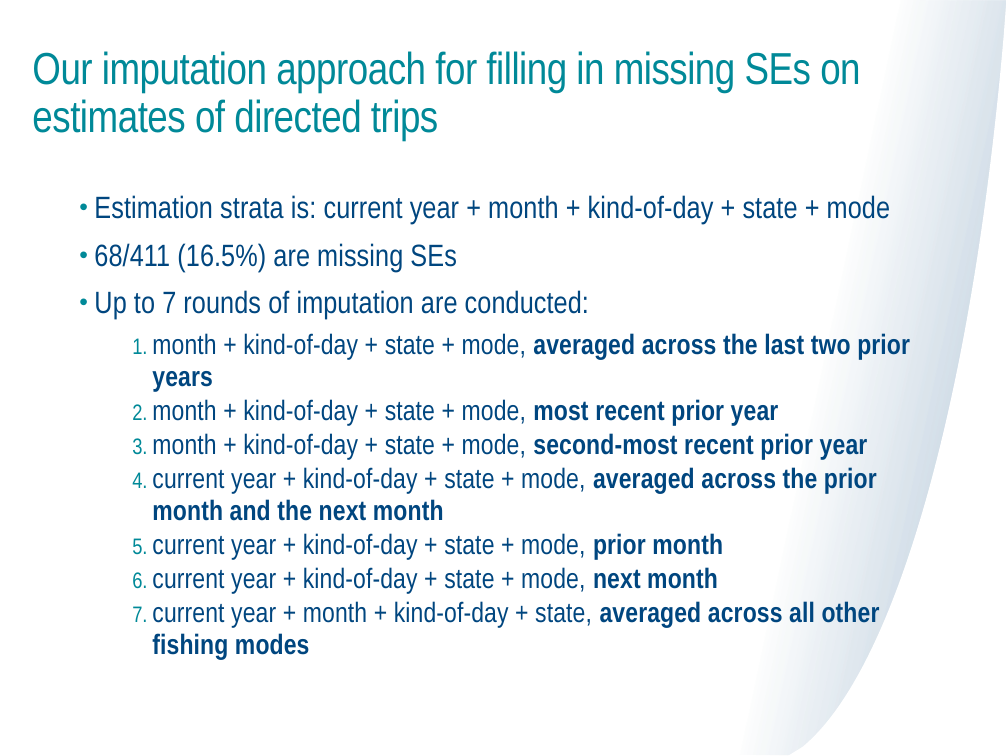
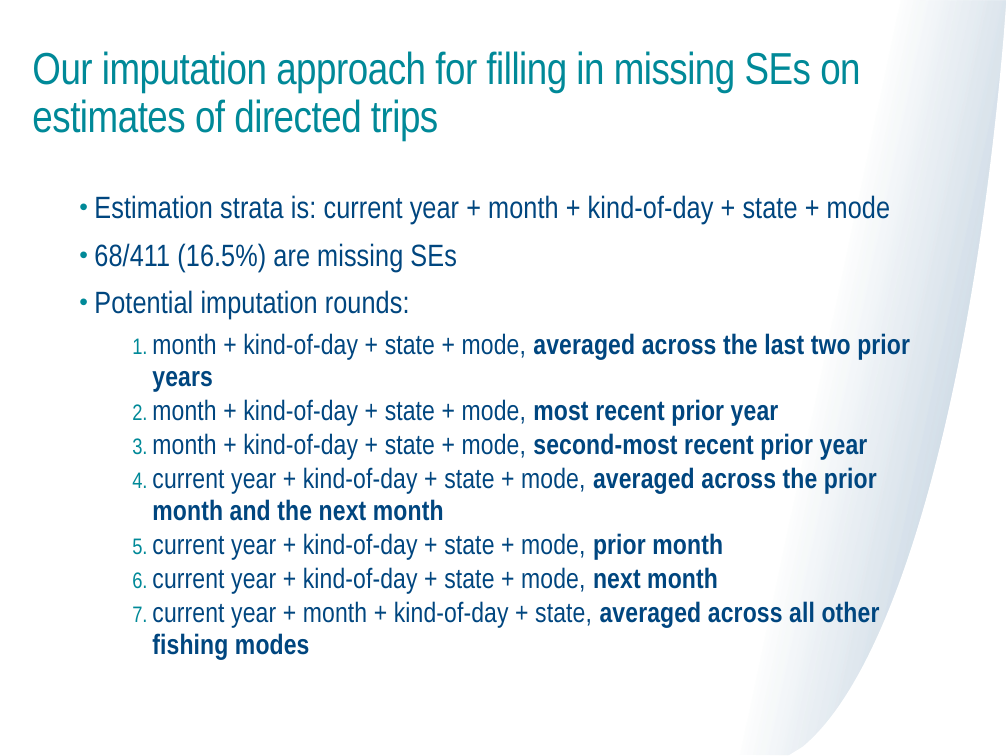
Before and after one commit to mle2718/flukeRDM, a slide deck: slide 20 of docs/TC meeting 6-20-25 Lou.pptx (slide 10 before the commit). Drawn at 1008x756 pixels with LibreOffice and Linux fonts; fonts in the diff are those of the drawing. Boxes give left, top, right and bottom in pixels: in the first picture for what was removed or moved away, otherwise in the second. Text is boxed around its words. In the diff, an @@ line names an element or a change of style, - is before the commit and + after.

```diff
--- a/docs/TC meeting 6-20-25 Lou.pptx
+++ b/docs/TC meeting 6-20-25 Lou.pptx
@@ text at (94, 290, 410, 319): text changed @@
-• Up to 7 rounds of imputation are conducted:
+• Potential imputation rounds:
```
Also in this commit, not shown: 17 other slides changed, 14 slides added, 2 slides removed, 8 other files.
